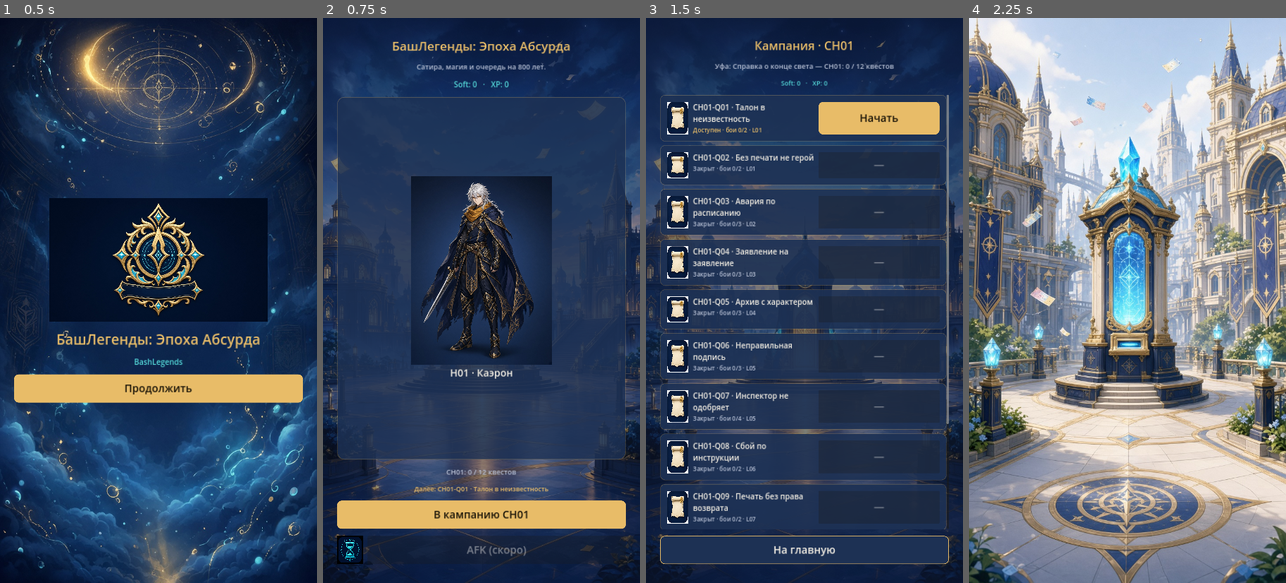
Above: before the commit, frames 1-4 (left to right).
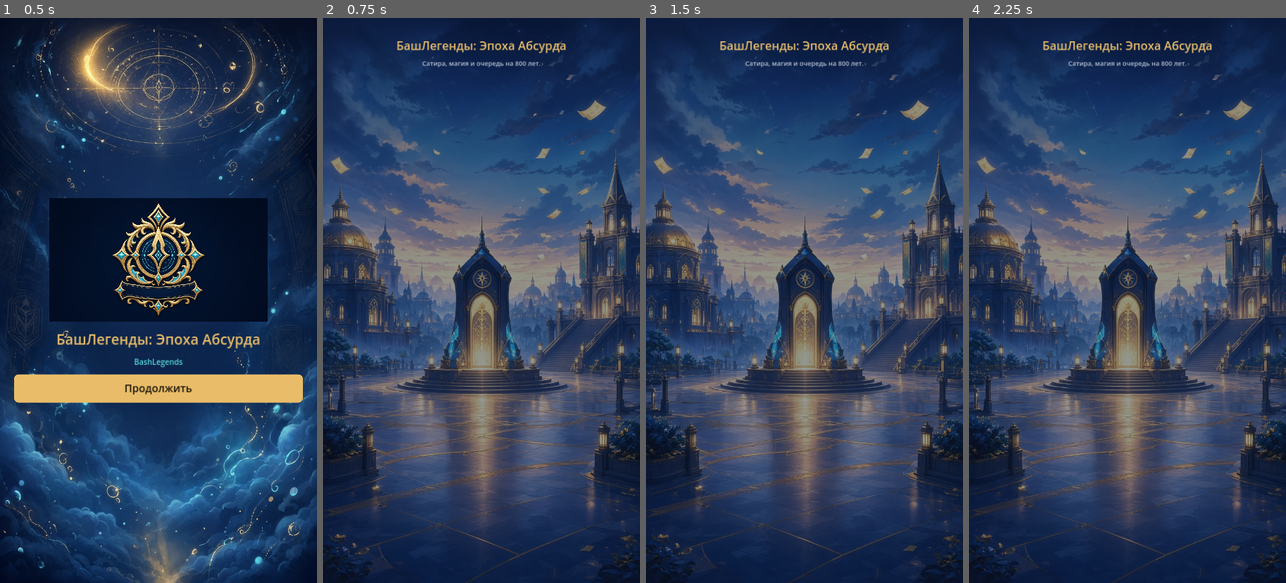
Above: after the commit, the same moments.

Repository: maillunex-lang/SarcasmAfk
Game: Godot game, scene res://scenes/boot/splash.tscn
The game is run twice, just before and just after one commit, with the same random seed, the same clock (stepped at 60 frames per second) and the same inputs.
Inputs (mouse positions are in pixels of both pictures, inside the frame that each line leads up to):
- Up to frame 1 (0.5 s): no input
- Up to frame 2 (0.75 s): click "Продолжить" at 0.5 s
- Up to frame 3 (1.5 s): click (804, 515) at 1.25 s, where only the run before the commit has a clickable "В кампанию CH01"
- Up to frame 4 (2.25 s): click (1203, 119) at 2 s, where only the run before the commit has a clickable "Начать"

Frame 1 is identical in both runs. In frame 2, 46% of the frame differs, in the area x 4-96%, y 4-97%; in frame 3, 49%; in frame 4, 95%, in the area x 0-100%, y 0-100%.
Error after the commit: Invalid call. Nonexistent function 'currency_line' in base 'Node (game_state.gd)'. (res://scripts/ui/home.gd:19)

Commit message:
Phase1-1: hub navigation, map, and more menu (T-071)
Add HubChrome bottom nav, republic map cities mock, and wire Home.

Co-authored-by: maillunex-lang <maillunex-lang@users.noreply.github.com>

Diff:
--- /dev/null
+++ b/client/data/cities/mvp_cities.json
@@ -0,0 +1,12 @@
+{
+  "version": 1,
+  "note": "MVP mock cities — not final lore lock",
+  "cities": [
+    {"id": "UFA", "name": "Уфа", "unlocked": true, "region": "Центр", "hint": "Стартовая зона CH01"},
+    {"id": "STERLITAMAK", "name": "Стерлитамак", "unlocked": false, "region": "Юг", "hint": "Откроется позже"},
+    {"id": "SALAVAT", "name": "Салават", "unlocked": false, "region": "Юг", "hint": "Кузнецы договора"},
+    {"id": "NEFTEKAMSK", "name": "Нефтекамск", "unlocked": false, "region": "Северо-запад", "hint": "Проводники путей"},
+    {"id": "SIBAI", "name": "Сибай", "unlocked": false, "region": "Зауралье", "hint": "Вольные искатели"},
+    {"id": "BELORETSK", "name": "Белорецк", "unlocked": false, "region": "Урал", "hint": "Стражи рубежа"}
+  ]
+}
--- /dev/null
+++ b/client/scenes/map/map.tscn
@@ -0,0 +1,12 @@
+[gd_scene load_steps=2 format=3 uid="uid://bashlegendmap000001"]
+
+[ext_resource type="Script" path="res://scripts/ui/map_screen.gd" id="1_script"]
+
+[node name="Map" type="Control"]
+layout_mode = 3
+anchors_preset = 15
+anchor_right = 1.0
+anchor_bottom = 1.0
+grow_horizontal = 2
+grow_vertical = 2
+script = ExtResource("1_script")
--- /dev/null
+++ b/client/scenes/more/more.tscn
@@ -0,0 +1,12 @@
+[gd_scene load_steps=2 format=3 uid="uid://bashlegendmore000001"]
+
+[ext_resource type="Script" path="res://scripts/ui/more_screen.gd" id="1_script"]
+
+[node name="More" type="Control"]
+layout_mode = 3
+anchors_preset = 15
+anchor_right = 1.0
+anchor_bottom = 1.0
+grow_horizontal = 2
+grow_vertical = 2
+script = ExtResource("1_script")
--- a/client/scripts/autoload/app_router.gd
+++ b/client/scripts/autoload/app_router.gd
@@ -1,6 +1,6 @@
 class_name SceneNav
 extends RefCounted
-## Scene navigation for CH01 campaign stub flow.
+## Scene navigation for Phase 1 MVP mock screens.
 
 const SCENE_SPLASH := "res://scenes/boot/splash.tscn"
 const SCENE_HOME := "res://scenes/home/home.tscn"
@@ -9,6 +9,17 @@
 const SCENE_LOCATION := "res://scenes/location/l01.tscn"
 const SCENE_DIALOG := "res://scenes/dialog/dialog.tscn"
 const SCENE_BATTLE := "res://scenes/battle/battle.tscn"
+const SCENE_MAP := "res://scenes/map/map.tscn"
+const SCENE_HEROES := "res://scenes/heroes/heroes.tscn"
+const SCENE_PARTY := "res://scenes/party/party.tscn"
+const SCENE_AFK := "res://scenes/afk/afk.tscn"
+const SCENE_EXPEDITION := "res://scenes/expedition/expedition.tscn"
+const SCENE_EVENTS := "res://scenes/events/events.tscn"
+const SCENE_GACHA := "res://scenes/gacha/gacha.tscn"
+const SCENE_INVENTORY := "res://scenes/inventory/inventory.tscn"
+const SCENE_GUILD := "res://scenes/guild/guild.tscn"
+const SCENE_ARENA := "res://scenes/arena/arena.tscn"
+const SCENE_MORE := "res://scenes/more/more.tscn"
 
 
 static func go(tree: SceneTree, path: String) -> void:
@@ -43,3 +54,47 @@
 
 static func to_battle(tree: SceneTree) -> void:
 	go(tree, SCENE_BATTLE)
+
+
+static func to_map(tree: SceneTree) -> void:
+	go(tree, SCENE_MAP)
+
+
+static func to_heroes(tree: SceneTree) -> void:
+	go(tree, SCENE_HEROES)
+
+
+static func to_party(tree: SceneTree) -> void:
+	go(tree, SCENE_PARTY)
+
+
+static func to_afk(tree: SceneTree) -> void:
+	go(tree, SCENE_AFK)
+
+
+static func to_expedition(tree: SceneTree) -> void:
+	go(tree, SCENE_EXPEDITION)
+
+
+static func to_events(tree: SceneTree) -> void:
+	go(tree, SCENE_EVENTS)
+
+
+static func to_gacha(tree: SceneTree) -> void:
+	go(tree, SCENE_GACHA)
+
+
+static func to_inventory(tree: SceneTree) -> void:
+	go(tree, SCENE_INVENTORY)
+
+
+static func to_guild(tree: SceneTree) -> void:
+	go(tree, SCENE_GUILD)
+
+
+static func to_arena(tree: SceneTree) -> void:
+	go(tree, SCENE_ARENA)
+
+
+static func to_more(tree: SceneTree) -> void:
+	go(tree, SCENE_MORE)
--- a/client/scripts/ui/home.gd
+++ b/client/scripts/ui/home.gd
@@ -12,73 +12,44 @@
 	add_child(dim)
 
 	var vbox := _make_root_vbox(Color(0, 0, 0, 0))
+	vbox.add_theme_constant_override("separation", 16)
 
-	var brand := DesignTokens.make_label(DesignTokens.DISPLAY_NAME, 42, DesignTokens.COLOR_ACCENT_GOLD)
-	vbox.add_child(brand)
-	vbox.add_child(DesignTokens.make_label(DesignTokens.SLOGAN, 24, DesignTokens.COLOR_TEXT_MUTED))
-
-	var resources := DesignTokens.make_label(
-		"Soft: %d   ·   XP: %d" % [GameState.soft_currency, GameState.commander_xp],
-		26,
-		DesignTokens.COLOR_ACCENT_CYAN
-	)
-	vbox.add_child(resources)
+	vbox.add_child(DesignTokens.make_label(DesignTokens.DISPLAY_NAME, 40, DesignTokens.COLOR_ACCENT_GOLD))
+	vbox.add_child(DesignTokens.make_label(DesignTokens.SLOGAN, 22, DesignTokens.COLOR_TEXT_MUTED))
+	vbox.add_child(DesignTokens.make_label(GameState.currency_line(), 22, DesignTokens.COLOR_ACCENT_CYAN))
 
 	var stage := PanelContainer.new()
 	stage.size_flags_vertical = Control.SIZE_EXPAND_FILL
 	stage.add_theme_stylebox_override("panel", DesignTokens.make_panel_style(Color(DesignTokens.COLOR_BG_DEEP, 0.82), 24))
 	vbox.add_child(stage)
-
 	var stage_box := VBoxContainer.new()
 	stage_box.alignment = BoxContainer.ALIGNMENT_CENTER
 	stage.add_child(stage_box)
-
 	var hero := TextureRect.new()
 	hero.texture = AssetPaths.tex(AssetPaths.H01_FULL)
 	hero.expand_mode = TextureRect.EXPAND_FIT_WIDTH_PROPORTIONAL
 	hero.stretch_mode = TextureRect.STRETCH_KEEP_ASPECT_CENTERED
-	hero.custom_minimum_size = Vector2(0, 640)
+	hero.custom_minimum_size = Vector2(0, 520)
 	hero.size_flags_horizontal = Control.SIZE_EXPAND_FILL
 	stage_box.add_child(hero)
-	stage_box.add_child(DesignTokens.make_label("H01 · Каэрон", 34, DesignTokens.COLOR_TEXT_IVORY))
+	stage_box.add_child(DesignTokens.make_label("H01 · Каэрон", 30, DesignTokens.COLOR_TEXT_IVORY))
 
-	vbox.add_child(DesignTokens.make_label(
-		GameState.chapter_progress_text(),
-		24,
-		DesignTokens.COLOR_TEXT_MUTED
-	))
-
-	var next_hint := _next_quest_hint()
-	vbox.add_child(DesignTokens.make_label(next_hint, 22, DesignTokens.COLOR_ACCENT_GOLD))
+	vbox.add_child(DesignTokens.make_label(GameState.chapter_progress_text(), 22, DesignTokens.COLOR_TEXT_MUTED))
 
 	var campaign := DesignTokens.make_button("В кампанию CH01", true)
 	campaign.pressed.connect(func() -> void: SceneNav.to_campaign(get_tree()))
 	vbox.add_child(campaign)
 
-	var afk_row := HBoxContainer.new()
-	afk_row.alignment = BoxContainer.ALIGNMENT_CENTER
-	afk_row.add_theme_constant_override("separation", 16)
-	vbox.add_child(afk_row)
-	var afk_icon := TextureRect.new()
-	afk_icon.texture = AssetPaths.tex(AssetPaths.ICON_AFK)
-	afk_icon.custom_minimum_size = Vector2(88, 88)
-	afk_icon.expand_mode = TextureRect.EXPAND_IGNORE_SIZE
-	afk_icon.stretch_mode = TextureRect.STRETCH_SCALE
-	afk_row.add_child(afk_icon)
-	var afk := DesignTokens.make_button("AFK (скоро)", false)
-	afk.disabled = true
-	afk_row.add_child(afk)
+	var afk := DesignTokens.make_button("AFK-награды", false)
+	afk.pressed.connect(func() -> void: SceneNav.to_afk(get_tree()))
+	vbox.add_child(afk)
 
+	# Space for hub nav
+	var pad := Control.new()
+	pad.custom_minimum_size = Vector2(0, 120)
+	vbox.add_child(pad)
 
-func _next_quest_hint() -> String:
-	if GameState.active_quest_id != "":
-		var q := GameState.current_quest()
-		return "Активно: %s · %s" % [GameState.active_quest_id, str(q.get("title", ""))]
-	for q in GameState.catalog.quest_list():
-		var qid := str(q.get("quest_id", ""))
-		if GameState.is_quest_available(qid):
-			return "Далее: %s · %s" % [qid, str(q.get("title", ""))]
-	return "CH01 пройден — ждут абсурдные сиквелы"
+	HubChrome.attach(self, get_tree(), "home")
 
 
 func _set_background(path: String) -> void:
--- /dev/null
+++ b/client/scripts/ui/hub_chrome.gd
@@ -0,0 +1,61 @@
+class_name HubChrome
+extends RefCounted
+## Bottom navigation for Phase 1 hub screens (mock MVP).
+
+const ITEMS := [
+	{"id": "home", "label": "Дом", "scene": "home"},
+	{"id": "map", "label": "Карта", "scene": "map"},
+	{"id": "heroes", "label": "Герои", "scene": "heroes"},
+	{"id": "afk", "label": "AFK", "scene": "afk"},
+	{"id": "more", "label": "Ещё", "scene": "more"},
+]
+
+
+static func attach(parent: Control, tree: SceneTree, active_id: String) -> void:
+	var bar := HBoxContainer.new()
+	bar.name = "HubNav"
+	bar.set_anchors_and_offsets_preset(Control.PRESET_BOTTOM_WIDE)
+	bar.offset_top = -140
+	bar.offset_bottom = -24
+	bar.offset_left = 24
+	bar.offset_right = -24
+	bar.add_theme_constant_override("separation", 8)
+	bar.z_index = 50
+	parent.add_child(bar)
+
+	var panel := PanelContainer.new()
+	panel.size_flags_horizontal = Control.SIZE_EXPAND_FILL
+	panel.add_theme_stylebox_override("panel", DesignTokens.make_panel_style(Color(DesignTokens.COLOR_BG_NAVY, 0.92), 16))
+	bar.add_child(panel)
+
+	var row := HBoxContainer.new()
+	row.add_theme_constant_override("separation", 8)
+	panel.add_child(row)
+
+	for item in ITEMS:
+		var id := str(item.get("id", ""))
+		var btn := Button.new()
+		btn.text = str(item.get("label", id))
+		btn.size_flags_horizontal = Control.SIZE_EXPAND_FILL
+		btn.custom_minimum_size = Vector2(0, 96)
+		btn.disabled = id == active_id
+		btn.add_theme_font_size_override("font_size", 26)
+		var scene_key := str(item.get("scene", ""))
+		btn.pressed.connect(func() -> void: _go(tree, scene_key))
+		row.add_child(btn)
+
+
+static func _go(tree: SceneTree, scene_key: String) -> void:
+	match scene_key:
+		"home":
+			SceneNav.to_home(tree)
+		"map":
+			SceneNav.to_map(tree)
+		"heroes":
+			SceneNav.to_heroes(tree)
+		"afk":
+			SceneNav.to_afk(tree)
+		"more":
+			SceneNav.to_more(tree)
+		_:
+			SceneNav.to_home(tree)
--- /dev/null
+++ b/client/scripts/ui/map_screen.gd
@@ -0,0 +1,47 @@
+extends "res://scripts/ui/screen_base.gd"
+
+
+func _ready() -> void:
+	super._ready()
+	var vbox := _make_root_vbox(DesignTokens.COLOR_BG_NAVY)
+	vbox.add_child(DesignTokens.make_label("Карта республики", 40, DesignTokens.COLOR_ACCENT_GOLD))
+	vbox.add_child(DesignTokens.make_label("Уфа — стартовая зона. Остальные города — тизеры MVP.", 22, DesignTokens.COLOR_TEXT_MUTED))
+	vbox.add_child(DesignTokens.make_label(GameState.currency_line(), 20, DesignTokens.COLOR_ACCENT_CYAN))
+
+	var scroll := ScrollContainer.new()
+	scroll.size_flags_vertical = Control.SIZE_EXPAND_FILL
+	vbox.add_child(scroll)
+	var list := VBoxContainer.new()
+	list.size_flags_horizontal = Control.SIZE_EXPAND_FILL
+	list.add_theme_constant_override("separation", 12)
+	scroll.add_child(list)
+
+	for city in GameState.cities:
+		list.add_child(_city_row(city))
+
+	var camp := DesignTokens.make_button("Кампания Уфы (CH01)", true)
+	camp.pressed.connect(func() -> void: SceneNav.to_campaign(get_tree()))
+	vbox.add_child(camp)
+
+	var pad := Control.new()
+	pad.custom_minimum_size = Vector2(0, 120)
+	vbox.add_child(pad)
+	HubChrome.attach(self, get_tree(), "map")
+
+
+func _city_row(city: Dictionary) -> PanelContainer:
+	var unlocked := bool(city.get("unlocked", false))
+	var panel := PanelContainer.new()
+	panel.add_theme_stylebox_override("panel", DesignTokens.make_panel_style(DesignTokens.COLOR_BG_DEEP, 16))
+	var box := VBoxContainer.new()
+	panel.add_child(box)
+	var title := "%s · %s" % [str(city.get("name", "")), str(city.get("region", ""))]
+	box.add_child(DesignTokens.make_label(title, 28, DesignTokens.COLOR_ACCENT_GOLD if unlocked else DesignTokens.COLOR_TEXT_MUTED, HORIZONTAL_ALIGNMENT_LEFT))
+	box.add_child(DesignTokens.make_label(
+		str(city.get("hint", "")),
+		20,
+		DesignTokens.COLOR_SUCCESS_MINT if unlocked else DesignTokens.COLOR_TEXT_MUTED,
+		HORIZONTAL_ALIGNMENT_LEFT
+	))
+	box.add_child(DesignTokens.make_label("Открыт" if unlocked else "Закрыт", 20, DesignTokens.COLOR_TEXT_IVORY, HORIZONTAL_ALIGNMENT_LEFT))
+	return panel
--- /dev/null
+++ b/client/scripts/ui/more_screen.gd
@@ -0,0 +1,32 @@
+extends "res://scripts/ui/screen_base.gd"
+
+
+func _ready() -> void:
+	super._ready()
+	var vbox := _make_root_vbox(DesignTokens.COLOR_BG_NAVY)
+	vbox.add_child(DesignTokens.make_label("Ещё", 40, DesignTokens.COLOR_ACCENT_GOLD))
+	vbox.add_child(DesignTokens.make_label("MVP хаб · дополнительные экраны", 22, DesignTokens.COLOR_TEXT_MUTED))
+	vbox.add_child(DesignTokens.make_label(GameState.currency_line(), 20, DesignTokens.COLOR_ACCENT_CYAN))
+
+	var links := [
+		["Отряд (5)", func() -> void: SceneNav.to_party(get_tree())],
+		["Инвентарь", func() -> void: SceneNav.to_inventory(get_tree())],
+		["Призыв", func() -> void: SceneNav.to_gacha(get_tree())],
+		["События", func() -> void: SceneNav.to_events(get_tree())],
+		["Гильдия", func() -> void: SceneNav.to_guild(get_tree())],
+		["Арена", func() -> void: SceneNav.to_arena(get_tree())],
+		["Экспедиции", func() -> void: SceneNav.to_expedition(get_tree())],
+		["Кампания", func() -> void: SceneNav.to_campaign(get_tree())],
+	]
+	for item in links:
+		var btn := DesignTokens.make_button(str(item[0]), false)
+		btn.pressed.connect(item[1])
+		vbox.add_child(btn)
+
+	var pad := Control.new()
+	pad.size_flags_vertical = Control.SIZE_EXPAND_FILL
+	vbox.add_child(pad)
+	var bottom := Control.new()
+	bottom.custom_minimum_size = Vector2(0, 120)
+	vbox.add_child(bottom)
+	HubChrome.attach(self, get_tree(), "more")
